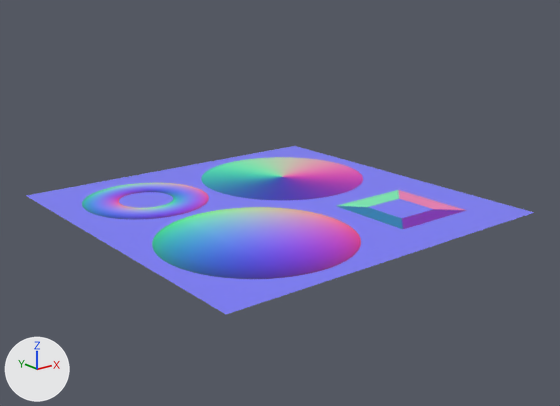
Before and after pictures for a commit that changed the Blender file Project03/assets/meshes/plane.blend.
One viewpoint serves both versions: a 50 mm camera at (-2.52, -3.23, 1.28) aimed at (0.04, -0.03, 0.0). The lights are fixed; the arrows at lower left show +X, +Y and +Z.
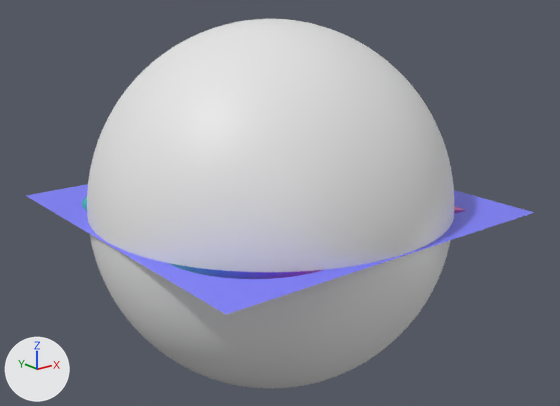
Patch to the scene script:
```diff
--- a/Project03/assets/meshes/plane.blend.py
+++ b/Project03/assets/meshes/plane.blend.py
@@ me_sphere @@
+me_sphere.from_pydata(...)  # a UV sphere (32 segments, 16 rings, poles along z) spanning x -1.0..1.0, y -1.0..1.0, z -1.0..1.0
+me_sphere.polygons.foreach_set('use_smooth', [True] * 512)
@@ ob_sphere @@
+ob_sphere = bpy.data.objects.new('Sphere', me_sphere)
+ob_sphere.location = (0.0, 0.0, 0.0)
+_m = ob_sphere.modifiers.new('Subdivision', 'SUBSURF')
+_m.levels = 2
```

Where the change shows, as pixel boxes (x1, y1, x2, y2) in the pictures (560 x 406 px):
'Sphere', added
    after: (87, 19, 454, 388)
'Plane', unchanged, covered by the edit
    before: (26, 146, 534, 314)
    after: (26, 184, 534, 314)
